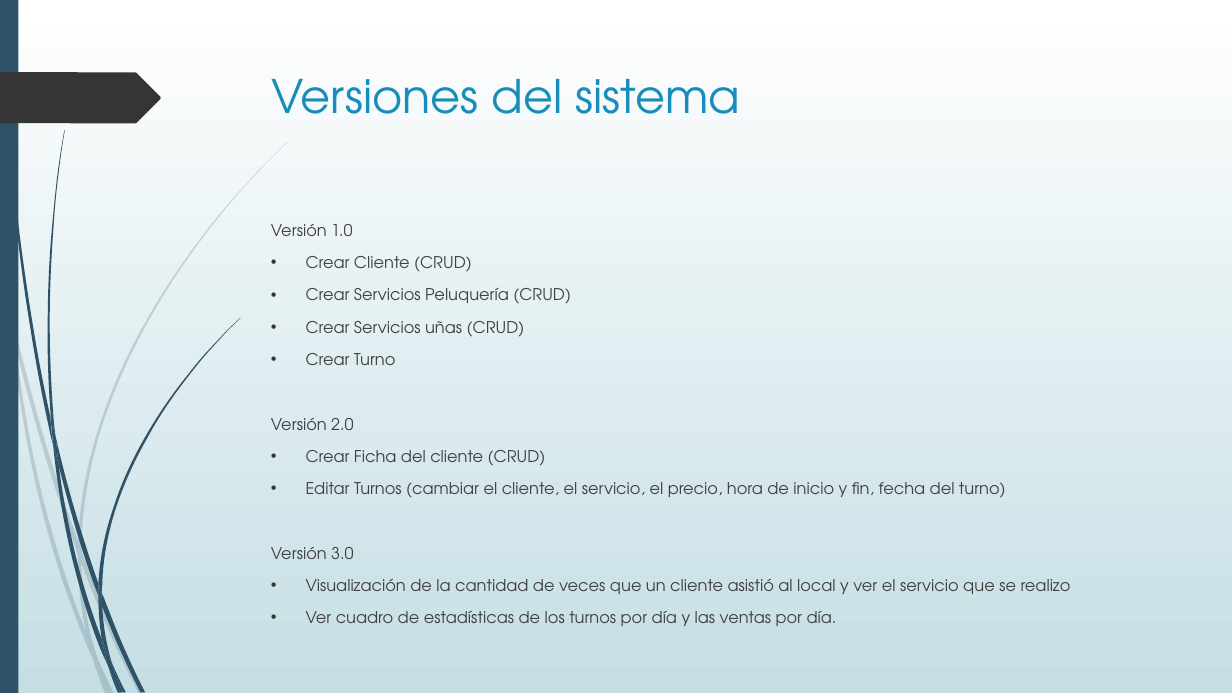
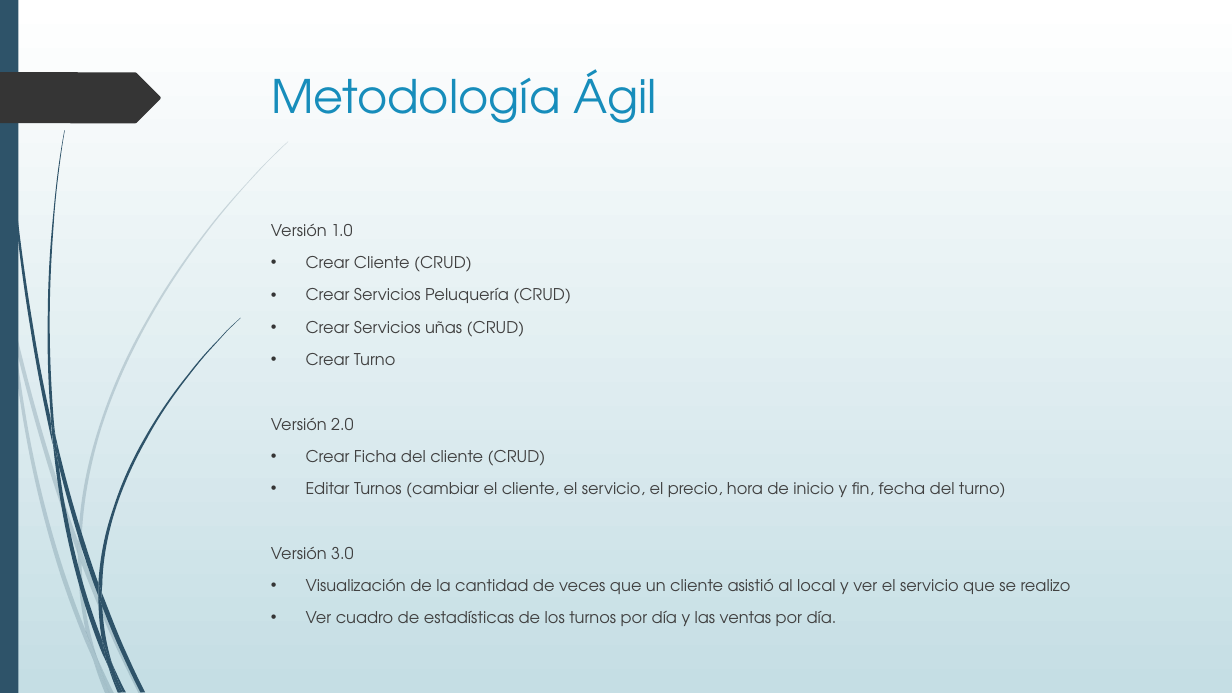
Before and after one commit to MarcosIscovich/ProyectoPeluImagen, a slide deck: slide 6 of Documentacion/PresentaciónProyectoFinal.pptx. Drawn at 1232x693 pixels with LibreOffice and Linux fonts; fonts in the diff are those of the drawing. Boxes give left, top, right and bottom in pixels: in the first picture for what was removed or moved away, otherwise in the second. Text is boxed around its words. In the diff, an @@ line names an element or a change of style, - is before the commit and + after.

Commit message:
modificaciones powere y sistema

```diff
--- a/Documentacion/PresentaciónProyectoFinal.pptx
+++ b/Documentacion/PresentaciónProyectoFinal.pptx
@@ title at (271, 69, 657, 123): text changed @@
-Versiones del sistema
+Metodología Ágil
```
Also in this commit, not shown: 2 other slides changed, 2 other files.
